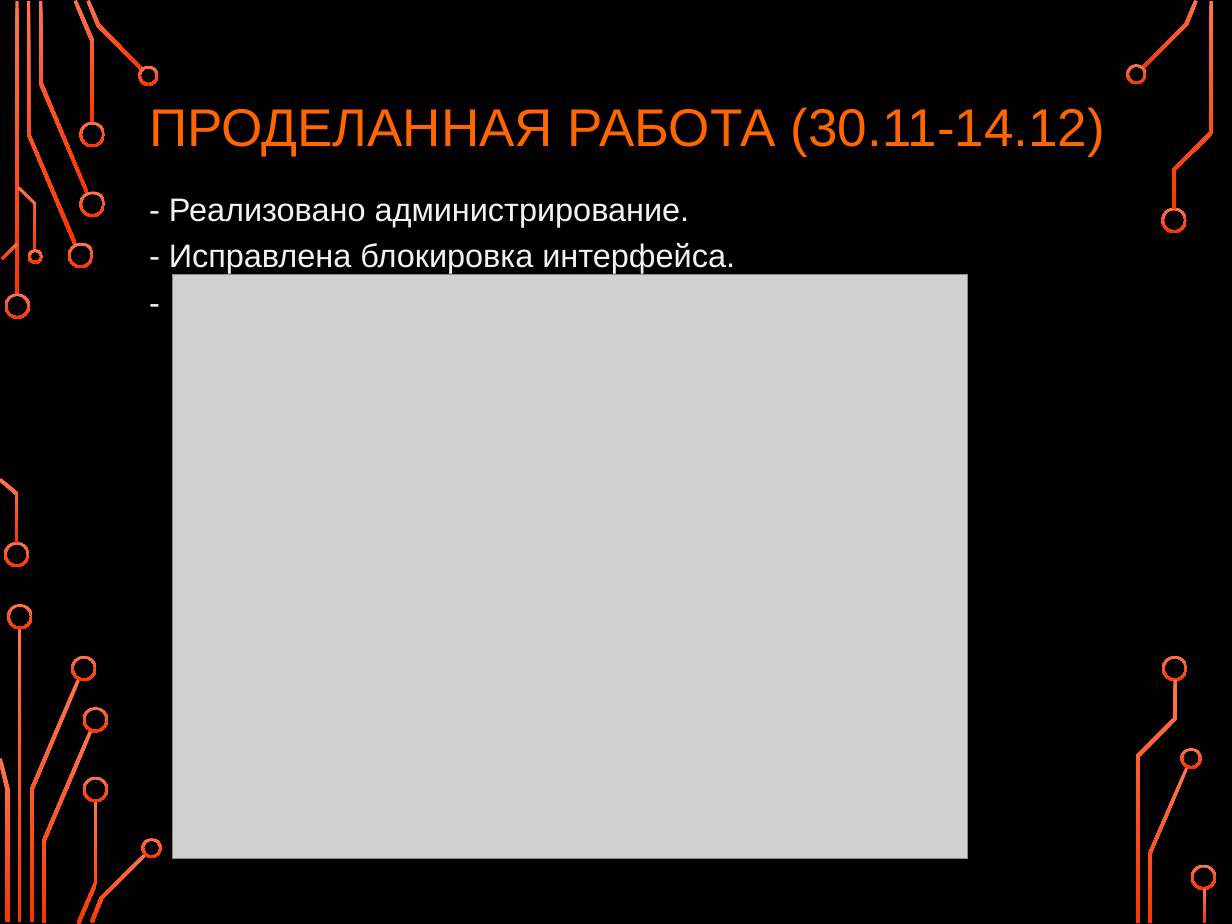
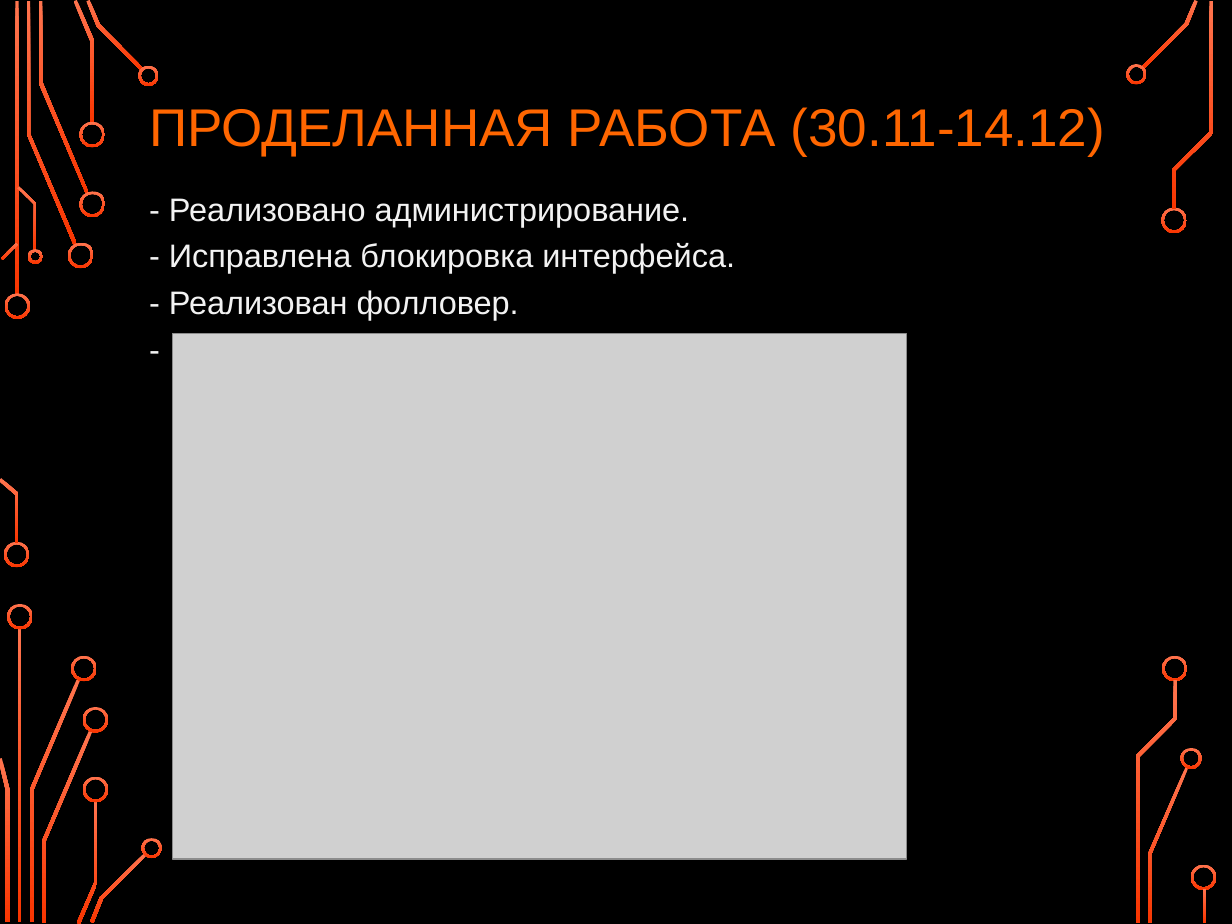
Before and after one commit to FraaaM/Distributed_file_system, a slide deck: slide 20 of DFS_presentation.pptx. Drawn at 1232x924 pixels with LibreOffice and Linux fonts; fonts in the diff are those of the drawing; grey boxes stand for pictures; background and template pictures are left out. Boxes give left, top, right and bottom in pixels: in the first picture for what was removed or moved away, otherwise in the second. Text is boxed around its words. In the diff, an @@ line names an element or a change of style, - is before the commit and + after.

Commit message:
[EAbrakhin] Minor edits - 'assets' Moved to a shared folder - Created 'utils' for all projects - Refactoring - Updated 'DFS_presentation.pptx'

```diff
--- a/DFS_presentation.pptx
+++ b/DFS_presentation.pptx
@@ text at (x1=169, y1=290, x2=519, y2=320): paragraph added @@
+- Реализован фолловер.
@@ picture resized from (x1=172, y1=275, x2=967, y2=859) to (x1=172, y1=334, x2=907, y2=860) @@
```
Also in this commit, not shown: 10 other slides changed, 55 other files.
